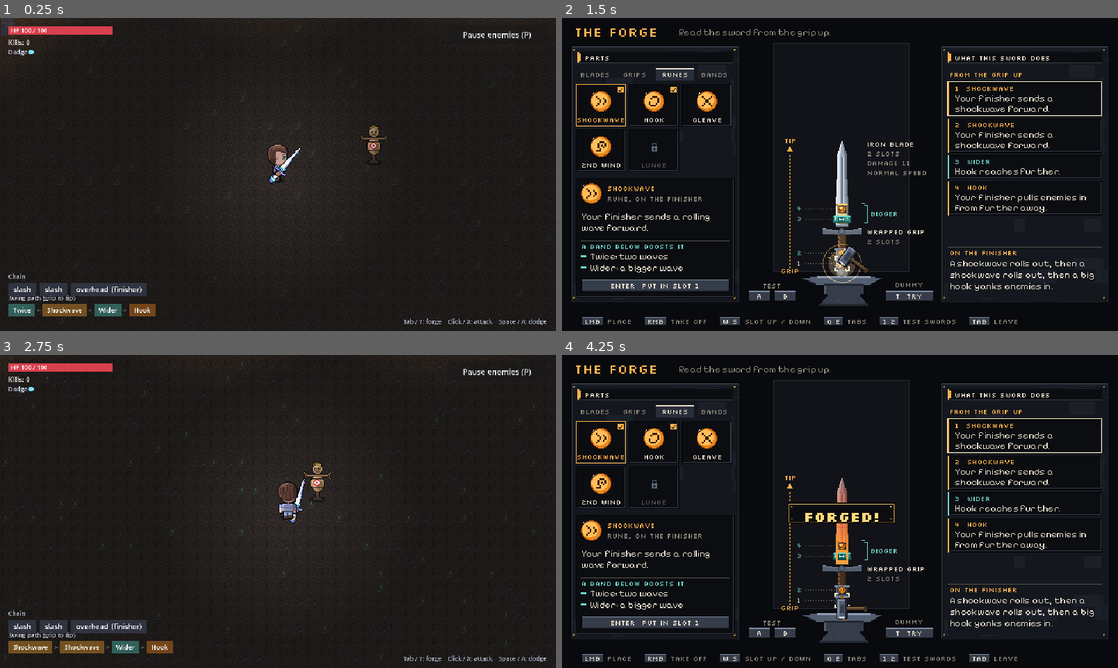
Above: before the commit, frames 1-4 (two rows, left to right).
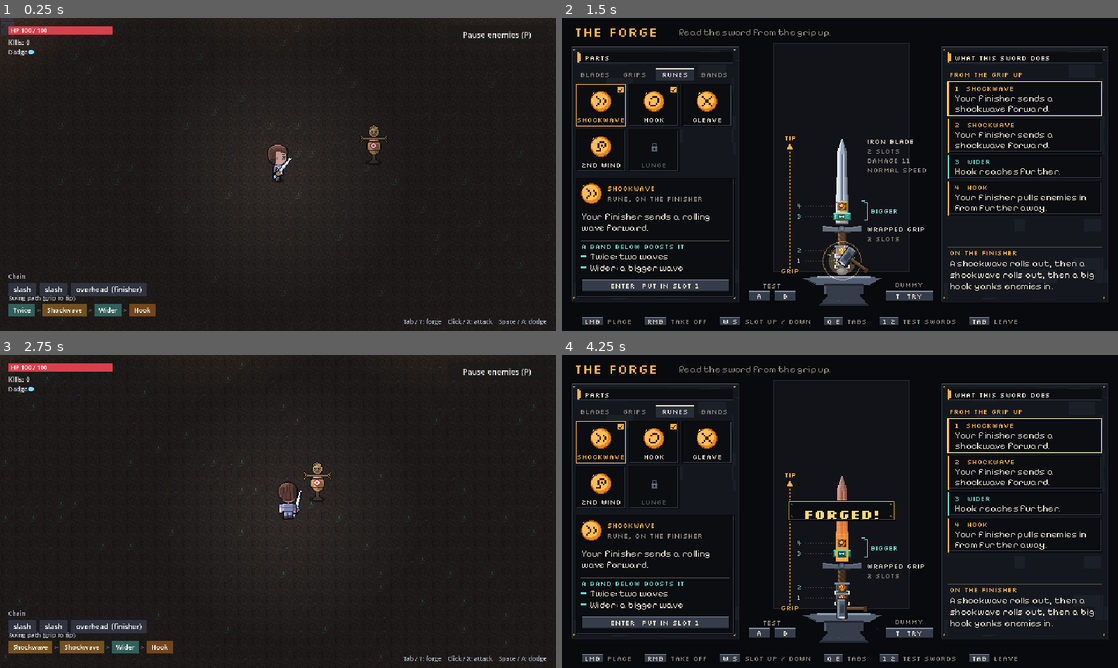
Above: after the commit, the same moments.

Repository: Durrannus/Modular-weapon-prototype
Game: Godot game, scene res://scenes/main.tscn
Same seed, same stepped clock (60 frames per second), same inputs: the game is played once before the commit and once after it.
Inputs (mouse positions are in pixels of both pictures, inside the frame that each line leads up to):
- Up to frame 1 (0.25 s): no input
- Up to frame 2 (1.5 s): tap Enter (menu_place) at 0.5 s; move the mouse to (962, 158) at 0.52 s; hold D (move_right) 0.53-1.28 s; click (962, 158) at 0.6 s; tap Tab (build) at 0.8, 1.35 s; tap Space (dash) at 1.25 s; move the mouse to (728, 190) at 1.27 s; hold Escape (menu_back) from 1.28 s (still down)
- Up to frame 3 (2.75 s): click (166, 527) at 1.55 s; move the mouse to (333, 442) at 2.02 s; release Escape (menu_back) at 2.03 s; hold D (move_right) from 2.03 s (still down); click (333, 442) at 2.1 s; tap Tab (build) at 2.3 s
- Up to frame 4 (4.25 s): move the mouse to (812, 574) at 2.77 s; release D (move_right) at 2.78 s; hold W (move_up) 2.78-3.53 s; tap Tab (build) at 2.85, 3.8 s; click (812, 574) at 3.05 s; tap Enter (menu_place) at 3.5 s; move the mouse to (1006, 558) at 3.52 s; hold A (move_left) from 3.53 s (still down); tap Space (dash) at 3.6 s; click (1006, 558) at 3.67 s

The runs differ from the first frame. In frame 1, 0.1% of the frame differs, in the area x 48-55%, y 41-54%; in frame 2, 1.1%; in frame 3, 0.1%; in frame 4, 1.2%, in the area x 40-66%, y 37-89%.

Commit message:
Smaller in-hand swords with pommels; pixel crosshair cursor
- New in-hand art (26/32/40 px swords); hand scale reads its own layout
  from hand_frame in swing_path.json; pommels drawn below the grip
  (plain pommel for now).
- Mouse cursor is a small pixel crosshair scaled to the pixel art.

Co-Authored-By: Claude Opus 5.5 <noreply@anthropic.com>
Claude-Session: https://claude.ai/code/session_01PcDKVkPofzbtLy82C9TbQ8

Diff:
--- a/art/swing/swing_path.json
+++ b/art/swing/swing_path.json
@@ -9,7 +9,7 @@
  },
  "note": "Sizes and pivots at forge scale are hand x3, but use each scale's own slot_rects. Slots are listed bottom-up (read order). Every rect is [x, y, w, h] in that part's own image.",
  "socket_px": {
-  "hand": 3,
+  "hand": 1,
   "forge": 9
  },
  "blades": {
@@ -18,15 +18,15 @@
    "slots": 1,
    "hand": {
     "size": [
-     7,
-     23
+     5,
+     17
     ],
     "slot_rects": [
      [
       2,
-      19,
-      3,
-      3
+      15,
+      1,
+      1
      ]
     ]
    },
@@ -50,21 +50,21 @@
    "slots": 2,
    "hand": {
     "size": [
-     7,
-     33
+     5,
+     21
     ],
     "slot_rects": [
      [
       2,
-      29,
-      3,
-      3
+      19,
+      1,
+      1
      ],
      [
       2,
-      25,
-      3,
-      3
+      17,
+      1,
+      1
      ]
     ]
    },
@@ -94,27 +94,27 @@
    "slots": 3,
    "hand": {
     "size": [
-     7,
-     45
+     5,
+     27
     ],
     "slot_rects": [
      [
       2,
-      41,
-      3,
-      3
+      25,
+      1,
+      1
      ],
      [
       2,
-      37,
-      3,
-      3
+      23,
+      1,
+      1
      ],
      [
       2,
-      33,
-      3,
-      3
+      21,
+      1,
+      1
      ]
     ]
    },
@@ -154,20 +154,24 @@
    "special": null,
    "hand": {
     "size": [
-     15,
-     15
-    ],
-    "slot_rects": [
-     [
-      6,
-      9,
-      3,
-      3
+     9,
+     7
+    ],
+    "slot_rects": [
+     [
+      4,
+      6,
+      1,
+      1
      ]
     ],
     "pivot": [
-     7.5,
-     5.5
+     4.5,
+     3.5
+    ],
+    "pommel_at": [
+     0,
+     7
     ]
    },
    "forge": {
@@ -186,6 +190,10 @@
     "pivot": [
      22.5,
      16.5
+    ],
+    "pommel_at": [
+     0,
+     36
     ]
    }
   },
@@ -196,26 +204,30 @@
    "special": null,
    "hand": {
     "size": [
-     15,
-     19
-    ],
-    "slot_rects": [
-     [
-      6,
-      13,
-      3,
-      3
-     ],
-     [
-      6,
-      9,
-      3,
-      3
+     9,
+     9
+    ],
+    "slot_rects": [
+     [
+      4,
+      8,
+      1,
+      1
+     ],
+     [
+      4,
+      6,
+      1,
+      1
      ]
     ],
     "pivot": [
-     7.5,
-     5.5
+     4.5,
+     3.5
+    ],
+    "pommel_at": [
+     0,
+     9
     ]
    },
    "forge": {
@@ -240,6 +252,10 @@
     "pivot": [
      22.5,
      16.5
+    ],
+    "pommel_at": [
+     0,
+     48
     ]
    }
   },
@@ -250,32 +266,36 @@
    "special": null,
    "hand": {
     "size": [
-     15,
-     23
-    ],
-    "slot_rects": [
-     [
-      6,
-      17,
-      3,
-      3
-     ],
-     [
-      6,
-      13,
-      3,
-      3
-     ],
-     [
-      6,
-      9,
-      3,
-      3
+     9,
+     11
+    ],
+    "slot_rects": [
+     [
+      4,
+      10,
+      1,
+      1
+     ],
+     [
+      4,
+      8,
+      1,
+      1
+     ],
+     [
+      4,
+      6,
+      1,
+      1
      ]
     ],
     "pivot": [
-     7.5,
-     5.5
+     4.5,
+     3.5
+    ],
+    "pommel_at": [
+     0,
+     11
     ]
    },
    "forge": {
@@ -306,6 +326,10 @@
     "pivot": [
      22.5,
      16.5
+    ],
+    "pommel_at": [
+     0,
+     60
     ]
    }
   },
@@ -316,26 +340,30 @@
    "special": "built-in band in the pommel (boosts the whole sword)",
    "hand": {
     "size": [
-     15,
-     19
-    ],
-    "slot_rects": [
-     [
-      6,
-      13,
-      3,
-      3
-     ],
-     [
-      6,
-      9,
-      3,
-      3
+     9,
+     11
+    ],
+    "slot_rects": [
+     [
+      4,
+      8,
+      1,
+      1
+     ],
+     [
+      4,
+      6,
+      1,
+      1
      ]
     ],
     "pivot": [
-     7.5,
-     5.5
+     4.5,
+     3.5
+    ],
+    "pommel_at": [
+     0,
+     11
     ]
    },
    "forge": {
@@ -360,6 +388,10 @@
     "pivot": [
      22.5,
      16.5
+    ],
+    "pommel_at": [
+     0,
+     57
     ]
    }
   },
@@ -370,26 +402,30 @@
    "special": "top slot is the odd (gilded) slot",
    "hand": {
     "size": [
-     15,
-     19
-    ],
-    "slot_rects": [
-     [
-      6,
-      13,
-      3,
-      3
-     ],
-     [
-      6,
-      9,
-      3,
-      3
+     9,
+     9
+    ],
+    "slot_rects": [
+     [
+      4,
+      8,
+      1,
+      1
+     ],
+     [
+      4,
+      6,
+      1,
+      1
      ]
     ],
     "pivot": [
-     7.5,
-     5.5
+     4.5,
+     3.5
+    ],
+    "pommel_at": [
+     0,
+     9
     ]
    },
    "forge": {
@@ -414,6 +450,10 @@
     "pivot": [
      22.5,
      16.5
+    ],
+    "pommel_at": [
+     0,
+     48
     ]
    }
   }
@@ -438,6 +478,21 @@
    "name": "Second Wind",
    "trigger": "on a kill",
    "text": "Kills refill a dodge."
+  },
+  "shards": {
+   "name": "Shards",
+   "trigger": "every hit",
+   "text": "Every hit sends metal shards jumping to the closest enemy, then the next."
+  },
+  "leap": {
+   "name": "Leap",
+   "trigger": "dodge attack",
+   "text": "Attacking straight after a dodge jumps you to the nearest enemy."
+  },
+  "whirlwind": {
+   "name": "Whirlwind",
+   "trigger": "finisher",
+   "text": "Your finisher spins a full circle, cutting everything around you."
   }
  },
  "bands": {
@@ -445,16 +500,16 @@
    "name": "Twice",
    "text": "The rune above happens twice.",
    "blade_hand_size": [
-    7,
-    3
+    5,
+    1
    ],
    "blade_forge_size": [
     21,
     9
    ],
    "grip_hand_size": [
-    7,
-    3
+    5,
+    1
    ],
    "grip_forge_size": [
     21,
@@ -465,16 +520,76 @@
    "name": "Wider",
    "text": "The rune above is bigger.",
    "blade_hand_size": [
-    7,
-    3
+    5,
+    1
    ],
    "blade_forge_size": [
     21,
     9
    ],
    "grip_hand_size": [
-    7,
-    3
+    5,
+    1
+   ],
+   "grip_forge_size": [
+    21,
+    9
+   ]
+  },
+  "every_hit": {
+   "name": "Every Hit",
+   "text": "The rune above happens on every hit instead, at half strength.",
+   "blade_hand_size": [
+    5,
+    1
+   ],
+   "blade_forge_size": [
+    21,
+    9
+   ],
+   "grip_hand_size": [
+    5,
+    1
+   ],
+   "grip_forge_size": [
+    21,
+    9
+   ]
+  },
+  "saved_up": {
+   "name": "Saved Up",
+   "text": "The rune above only happens every third time, but three times as strong.",
+   "blade_hand_size": [
+    5,
+    1
+   ],
+   "blade_forge_size": [
+    21,
+    9
+   ],
+   "grip_hand_size": [
+    5,
+    1
+   ],
+   "grip_forge_size": [
+    21,
+    9
+   ]
+  },
+  "on_dodge": {
+   "name": "On Dodge",
+   "text": "The rune above also happens when you dodge.",
+   "blade_hand_size": [
+    5,
+    1
+   ],
+   "blade_forge_size": [
+    21,
+    9
+   ],
+   "grip_hand_size": [
+    5,
+    1
    ],
    "grip_forge_size": [
     21,
@@ -631,6 +746,71 @@
     5
    ],
    "note": "flies from the kill to the player"
+  },
+  "whirlwind_spin": {
+   "frames": 6,
+   "frame": [
+    72,
+    72
+   ],
+   "fps": 18,
+   "origin": [
+    36,
+    36
+   ],
+   "note": "centred on the player; one full turn, plays once"
+  },
+  "leap_trail": {
+   "frames": 4,
+   "frame": [
+    40,
+    16
+   ],
+   "fps": 16,
+   "origin": [
+    39,
+    8
+   ],
+   "note": "points along the jump (faces right); right end on the player"
+  },
+  "leap_land": {
+   "frames": 6,
+   "frame": [
+    48,
+    48
+   ],
+   "fps": 18,
+   "origin": [
+    24,
+    24
+   ],
+   "note": "at the player's feet where the leap lands"
+  },
+  "shards_hit": {
+   "frames": 4,
+   "frame": [
+    24,
+    24
+   ],
+   "fps": 20,
+   "origin": [
+    12,
+    12
+   ],
+   "note": "on each enemy a shard hits"
+  },
+  "shards_shard": {
+   "frames": 4,
+   "frame": [
+    9,
+    9
+   ],
+   "fps": 20,
+   "origin": [
+    4,
+    4
+   ],
+   "note": "loop while the shard flies from enemy to enemy"
   }
  },
  "ui": {
@@ -701,5 +881,79 @@
    "headings": "Silkscreen 8 px (16 px for the title), Google Fonts, OFL",
    "body": "Pixelify Sans 11 px, Google Fonts, OFL; turn ligatures off"
   }
+ },
+ "rare": {
+  "relay": {
+   "name": "Relay",
+   "kind": "rule-bender",
+   "text": "Rare. The bands on the rune below also boost the next rune above. One rule-bender per sword.",
+   "note": "socket-sized like a rune stone; a violet cut gem"
+  }
+ },
+ "pommels": {
+  "plain_pommel": {
+   "name": "Plain Pommel",
+   "text": "No bonus.",
+   "hand_size": [
+    9,
+    2
+   ],
+   "forge_size": [
+    45,
+    12
+   ]
+  },
+  "keen_pommel": {
+   "name": "Keen Pommel",
+   "text": "Crit chance.",
+   "hand_size": [
+    9,
+    2
+   ],
+   "forge_size": [
+    45,
+    12
+   ]
+  },
+  "heavy_pommel": {
+   "name": "Heavy Pommel",
+   "text": "Crit damage.",
+   "hand_size": [
+    9,
+    2
+   ],
+   "forge_size": [
+    45,
+    12
+   ]
+  },
+  "light_pommel": {
+   "name": "Light Pommel",
+   "text": "Swing speed.",
+   "hand_size": [
+    9,
+    2
+   ],
+   "forge_size": [
+    45,
+    12
+   ]
+  }
+ },
+ "note_pommels": "Grips no longer have a knob baked in. Draw pommels/<id>_<scale>.png at the grip's pommel_at (plus the grip's offset in the sword frame), after the grip. The Ringed Grip keeps its band and its pommel hangs below it.",
+ "hand_frame": {
+  "frame_w": 9,
+  "blade_x": 2,
+  "blade_w": 5,
+  "band_size": [
+   5,
+   1
+  ],
+  "socket": [
+   1,
+   1
+  ],
+  "pitch": 2,
+  "note": "7 Nov: hand scale is its own smaller layout (not forge / 3). Sword frame 9 px wide, blade at (2, 0), grip at (0, blade height), pommel at the grip's pommel_at. Runes and benders are 1x1 dots; bands 5x1, centred on the slot (x - 2), same row."
  }
 }
--- a/scripts/main.gd
+++ b/scripts/main.gd
@@ -73,6 +73,7 @@
 	add_child(build_menu)
 	pause_menu = preload("res://scripts/ui/pause_menu.gd").new()
 	pause_menu.build_menu = build_menu
+	_set_cursor()
 	add_child(pause_menu)
 	build_menu.setup(build)
 	build_menu.try_at_dummy.connect(_on_try_at_dummy)
@@ -276,3 +277,30 @@
 			var full := DisplayServer.window_get_mode() == DisplayServer.WINDOW_MODE_FULLSCREEN
 			DisplayServer.window_set_mode(DisplayServer.WINDOW_MODE_WINDOWED if full else DisplayServer.WINDOW_MODE_FULLSCREEN)
 			get_viewport().set_input_as_handled()
+
+
+## A small pixel crosshair as the mouse cursor, scaled to match the pixel art.
+func _set_cursor() -> void:
+	var px := 9
+	var img := Image.create(px, px, false, Image.FORMAT_RGBA8)
+	var ink := Color("#fff3c4")
+	var edge := Color(0.05, 0.04, 0.06)
+	for i in px:
+		for j in px:
+			var on := (i == 4 and (j <= 2 or j >= 6)) or (j == 4 and (i <= 2 or i >= 6))
+			var dot := i == 4 and j == 4
+			if on or dot:
+				img.set_pixel(i, j, ink)
+	# A dark outline so it reads on any floor.
+	var out := img.duplicate()
+	for i in px:
+		for j in px:
+			if img.get_pixel(i, j).a > 0.0:
+				continue
+			for o in [Vector2i(1, 0), Vector2i(-1, 0), Vector2i(0, 1), Vector2i(0, -1)]:
+				var q: Vector2i = Vector2i(i, j) + o
+				if q.x >= 0 and q.y >= 0 and q.x < px and q.y < px and img.get_pixelv(q).a > 0.0:
+					out.set_pixel(i, j, edge)
+	var scale := maxi(int(DisplayServer.screen_get_size().y / 360), 1)
+	out.resize(px * scale, px * scale, Image.INTERPOLATE_NEAREST)
+	Input.set_custom_mouse_cursor(ImageTexture.create_from_image(out), Input.CURSOR_ARROW, Vector2(px * scale / 2, px * scale / 2))
--- a/scripts/weapon/sword_art.gd
+++ b/scripts/weapon/sword_art.gd
@@ -31,9 +31,34 @@
 	return Vector2(0, blade_size(blade, scale).y)
 
 
+## Sword frame width and where the blade sits in it. The hand scale has its own
+## smaller layout (hand_frame in the JSON); the forge is 15 x k wide, blade at 4 x k.
+static func _frame_w(scale: String) -> float:
+	if scale == "hand":
+		return float(data().get("hand_frame", {}).get("frame_w", 15))
+	return 15.0 * _k(scale)
+
+
+static func _blade_x(scale: String) -> float:
+	if scale == "hand":
+		return float(data().get("hand_frame", {}).get("blade_x", 4))
+	return 4.0 * _k(scale)
+
+
+const POMMEL := "plain_pommel"  # pommels aren't a choosable part yet
+
+
+## Where the pommel goes, in frame pixels (below the grip), and its height.
+static func _pommel_pos(blade: String, grip: String, scale: String) -> Vector2:
+	var g: Dictionary = _part("grips", grip, scale)
+	var at: Array = g.get("pommel_at", [0, g.get("size", [0, 0])[1]])
+	return grip_origin(blade, scale) + Vector2(at[0], at[1])
+
+
 static func frame_size(blade: String, grip: String, scale: String) -> Vector2:
-	var g: Array = _part("grips", grip, scale).get("size", [15.0 * _k(scale), 19.0 * _k(scale)])
-	return Vector2(15.0 * _k(scale), blade_size(blade, scale).y + float(g[1]))
+	var tex := Art.texture(DIR + "pommels/%s_%s.png" % [POMMEL, scale])
+	var bottom: float = _pommel_pos(blade, grip, scale).y + (float(tex.get_height()) if tex != null else 0.0)
+	return Vector2(_frame_w(scale), bottom)
 
 
 ## Where the hand holds the sword, in frame pixels: the middle of the grip's hold,
@@ -54,7 +79,7 @@
 		off = grip_origin(blade, scale)
 	elif i - grects.size() < brects.size():
 		r = brects[i - grects.size()]
-		off = Vector2(4.0 * _k(scale), 0)
+		off = Vector2(_blade_x(scale), 0)
 	else:
 		return Rect2(Vector2(7, 0) * _k(scale), Vector2(3, 3) * _k(scale))
 	return Rect2(off + Vector2(r[0], r[1]), Vector2(r[2], r[3]))
@@ -71,9 +96,12 @@
 	var blade_tex := Art.texture(DIR + "blades/%s_%s.png" % [blade, scale])
 	var grip_tex := Art.texture(DIR + "grips/%s_%s.png" % [grip, scale])
 	if blade_tex != null:
-		ci.draw_texture(blade_tex, origin + Vector2(4.0 * _k(scale), 0), tint)
+		ci.draw_texture(blade_tex, origin + Vector2(_blade_x(scale), 0), tint)
 	if grip_tex != null:
 		ci.draw_texture(grip_tex, origin + grip_origin(blade, scale), tint)
+	var pommel_tex := Art.texture(DIR + "pommels/%s_%s.png" % [POMMEL, scale])
+	if pommel_tex != null:
+		ci.draw_texture(pommel_tex, origin + _pommel_pos(blade, grip, scale), tint)
 	for i in line.size():
 		var id: String = line[i]
 		if id == "":
Binary file added: art/swing/bands/every_hit_blade_forge.png
Binary file added: art/swing/bands/every_hit_blade_forge_lit.png
Binary file added: art/swing/bands/every_hit_blade_hand.png
Binary file added: art/swing/bands/every_hit_blade_hand_lit.png
Binary file added: art/swing/bands/every_hit_grip_forge.png
Binary file added: art/swing/bands/every_hit_grip_forge_lit.png
Binary file added: art/swing/bands/every_hit_grip_hand.png
Binary file added: art/swing/bands/every_hit_grip_hand_lit.png
Binary file added: art/swing/bands/every_hit_icon.png
Binary file added: art/swing/bands/on_dodge_blade_forge.png
Binary file added: art/swing/bands/on_dodge_blade_forge_lit.png
Binary file added: art/swing/bands/on_dodge_blade_hand.png
(and 82 more such lines)
